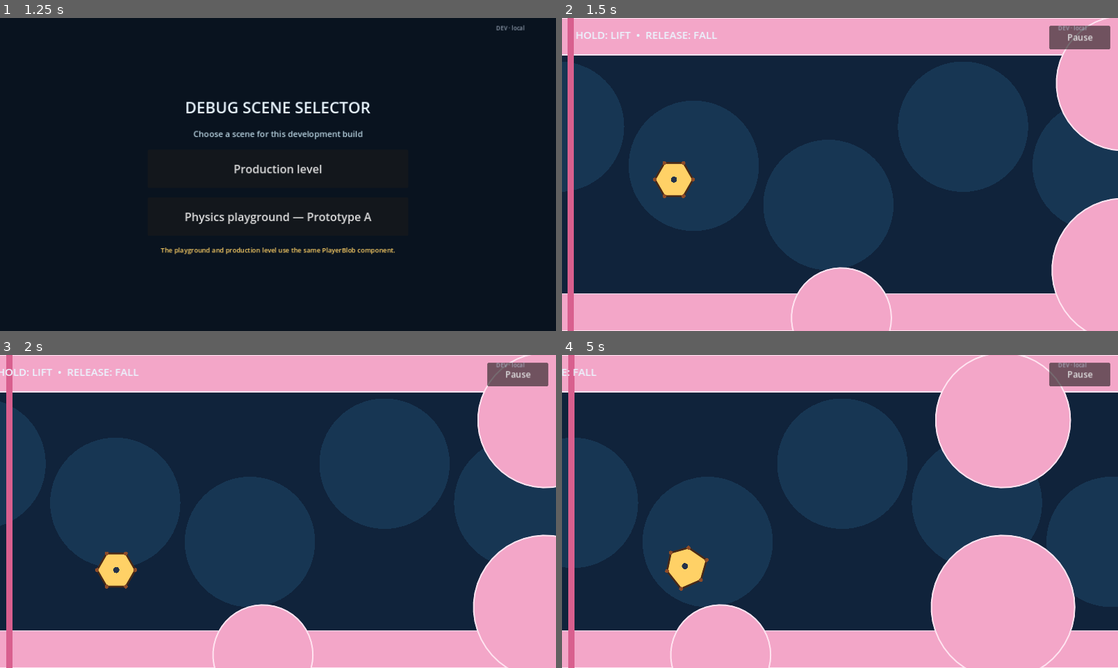
Above: before the commit, frames 1-4 (two rows, left to right).
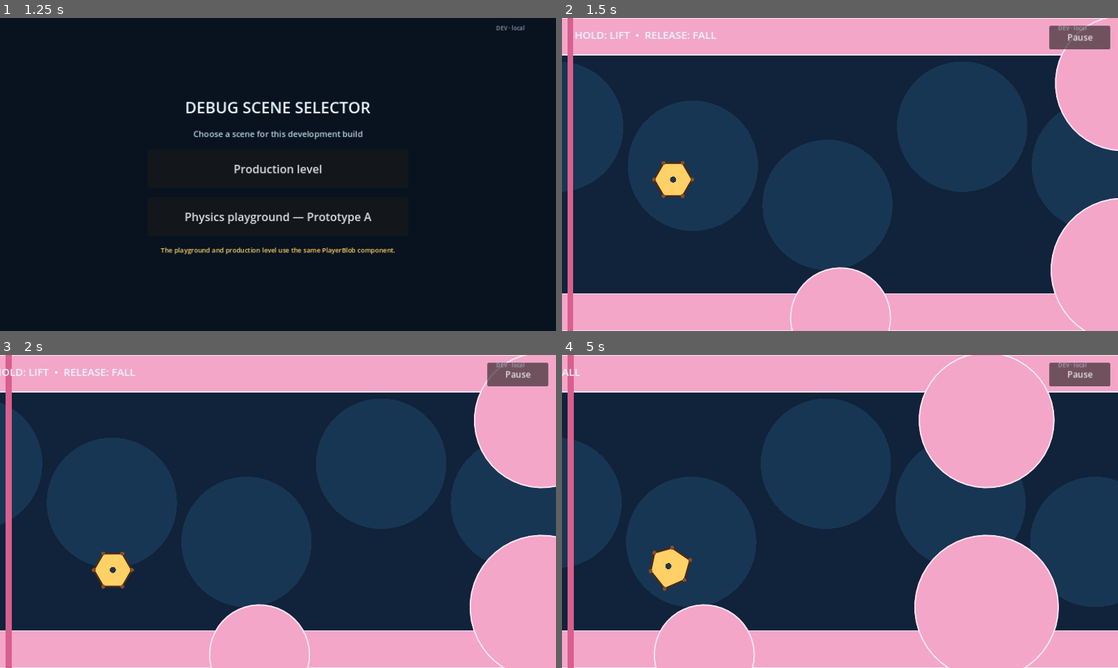
Above: after the commit, the same moments.

Repository: ted7007/test-ai-game
Game: Godot game, scene res://debug_launcher.tscn
Same seed, same stepped clock (60 frames per second), same inputs: the game is played once before the commit and once after it.
Inputs (mouse positions are in pixels of both pictures, inside the frame that each line leads up to):
- Up to frame 1 (1.25 s): click "DEV · local" at 0.5 s
- Up to frame 2 (1.5 s): click "Production level" at 1.25 s
- Up to frame 3 (2 s): no input
- Up to frame 4 (5 s): click "DEV · local" at 2 s; click "DEV · local" at 2.75 s; click "DEV · local" at 3.5 s; tap Enter at 4.25 s; move the mouse to (962, 495) at 4.27 s; hold Space (fly) from 4.28 s (still down); click (962, 495) at 4.42 s

Frame 1 is identical in both runs. In frame 2, 0.9% of the frame differs, in the area x 2-100%, y 0-100%; in frame 3, 1.9%; in frame 4, 6.4%, in the area x 0-93%, y 0-100%.
Error in both runs: Invalid assignment of property or key 'max_length' with value of type 'float' on a base object of type 'DampedSpringJoint2D'. (res://player/player_blob.gd:207)

Commit message:
Enrich Level 01 obstacle flow

Diff:
--- a/main.gd
+++ b/main.gd
@@ -16,10 +16,10 @@
 const PAUSE_MENU_SCENE := preload("res://ui/pause_menu.tscn")
 
 @export_category("Camera pacing")
-@export_range(0.0, 300.0, 5.0, "suffix:px/s") var camera_base_scroll_speed := 80.0
-@export_range(0.0, 500.0, 10.0, "suffix:px") var camera_catchup_start_distance := 170.0
-@export_range(0.0, 3.0, 0.05) var camera_catchup_gain := 0.80
-@export_range(55.0, 500.0, 5.0, "suffix:px/s") var camera_max_scroll_speed := 275.0
+@export_range(0.0, 300.0, 5.0, "suffix:px/s") var camera_base_scroll_speed := 90.0
+@export_range(0.0, 500.0, 10.0, "suffix:px") var camera_catchup_start_distance := 110.0
+@export_range(0.0, 3.0, 0.05) var camera_catchup_gain := 0.90
+@export_range(55.0, 500.0, 5.0, "suffix:px/s") var camera_max_scroll_speed := 300.0
 
 @onready var camera: Camera2D = $Camera2D
 
@@ -246,19 +246,24 @@
 	_add_spiked_row("SplitRowTop", 2350.0, 2450.0, 300.0, 25.0, 4000.0, terrain_color)
 	_add_spiked_row("SplitRowMiddle", 2350.0, 2450.0, 415.0, 25.0, 4000.0, terrain_color)
 	_add_spiked_row("SplitRowBottom", 2350.0, 2450.0, 530.0, 25.0, 4000.0, terrain_color)
+	# Alternating round protrusions make the separated channels active without
+	# turning them into precision passages or adding another Split surface.
+	_add_round_obstacle("SplitLaneUpperLow", Vector2(2900, 312.5), 25.0, terrain_color)
+	_add_round_obstacle("SplitLaneUpperHigh", Vector2(3450, 427.5), 25.0, terrain_color)
+	_add_round_obstacle("SplitLaneLowerLow", Vector2(3050, 427.5), 25.0, terrain_color)
+	_add_round_obstacle("SplitLaneLowerHigh", Vector2(3600, 542.5), 25.0, terrain_color)
 	_add_round_obstacle("SplitRowTopCap", Vector2(4000, 312.5), 12.5, terrain_color)
 	_add_round_obstacle("SplitRowMiddleCap", Vector2(4000, 427.5), 12.5, terrain_color)
 	_add_round_obstacle("SplitRowBottomCap", Vector2(4000, 542.5), 12.5, terrain_color)
 
-	# Shared physical playground for either the full-size blob or both children.
-	# Wide alternating shapes encourage edge contacts and recovery without a
-	# precision route or a mandatory death.
-	_add_round_obstacle("SharedFloorRoll", Vector2(4650, 675), 125.0, terrain_color)
-	_add_round_obstacle("SharedCeilingDrift", Vector2(5300, 55), 175.0, terrain_color)
-	_add_round_obstacle("SharedSqueezeTop", Vector2(5950, 150), 145.0, terrain_color)
-	_add_round_obstacle("SharedSqueezeBottom", Vector2(5950, 610), 145.0, terrain_color)
-	_add_round_obstacle("SharedRecoveryHill", Vector2(6650, 665), 170.0, terrain_color)
-	_add_round_obstacle("SharedCeilingExit", Vector2(7200, 115), 160.0, terrain_color)
+	# Three tight rounded gates make the shared section physically dense while
+	# remaining recoverable. Their gaps require visible full-size deformation.
+	_add_round_gap("SharedGateCenter", 4650.0, 360.0, 105.0, 165.0, terrain_color)
+	_add_round_obstacle("SharedCeilingDrift", Vector2(5100, 55), 150.0, terrain_color)
+	_add_round_gap("SharedGateHigh", 5500.0, 285.0, 100.0, 170.0, terrain_color)
+	_add_round_obstacle("SharedFloorRoll", Vector2(5950, 680), 130.0, terrain_color)
+	_add_round_gap("SharedGateLow", 6400.0, 430.0, 100.0, 170.0, terrain_color)
+	_add_round_obstacle("SharedCeilingExit", Vector2(7050, 100), 170.0, terrain_color)
 
 	# Rounded lips make the late floor gap readable. Holding lift provides ample
 	# recovery time; the final stretch after it is intentionally calm.
@@ -298,6 +303,11 @@
 		Vector2(base_x, top_y + height),
 	]), color)
 	_add_rect("%sBeam" % body_name, Rect2(base_x, top_y, end_x - base_x, height), color)
+
+func _add_round_gap(body_name: String, center_x: float, gap_center_y: float, gap_height: float, radius: float, color: Color) -> void:
+	var half_gap := gap_height * 0.5
+	_add_round_obstacle("%sTop" % body_name, Vector2(center_x, gap_center_y - half_gap - radius), radius, color)
+	_add_round_obstacle("%sBottom" % body_name, Vector2(center_x, gap_center_y + half_gap + radius), radius, color)
 
 func _add_round_obstacle(body_name: String, center: Vector2, radius: float, color: Color) -> void:
 	var body := StaticBody2D.new()
--- a/main.tscn
+++ b/main.tscn
@@ -12,4 +12,4 @@
 [node name="Camera2D" type="Camera2D" parent="."]
 position = Vector2(640, 360)
 position_smoothing_enabled = true
-position_smoothing_speed = 8.0
+position_smoothing_speed = 10.0
Not shown, changed: LEVEL_01.md
